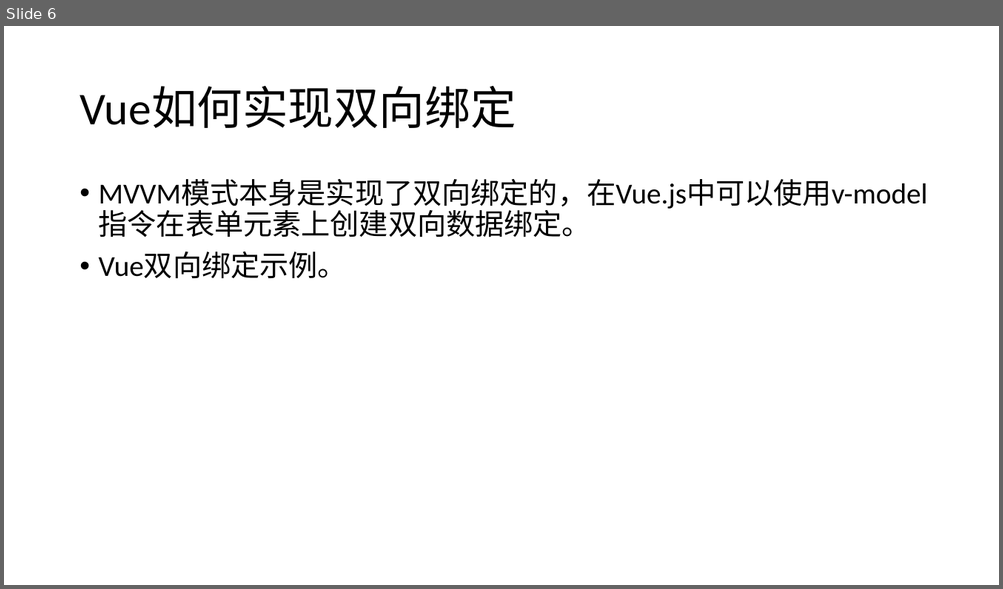
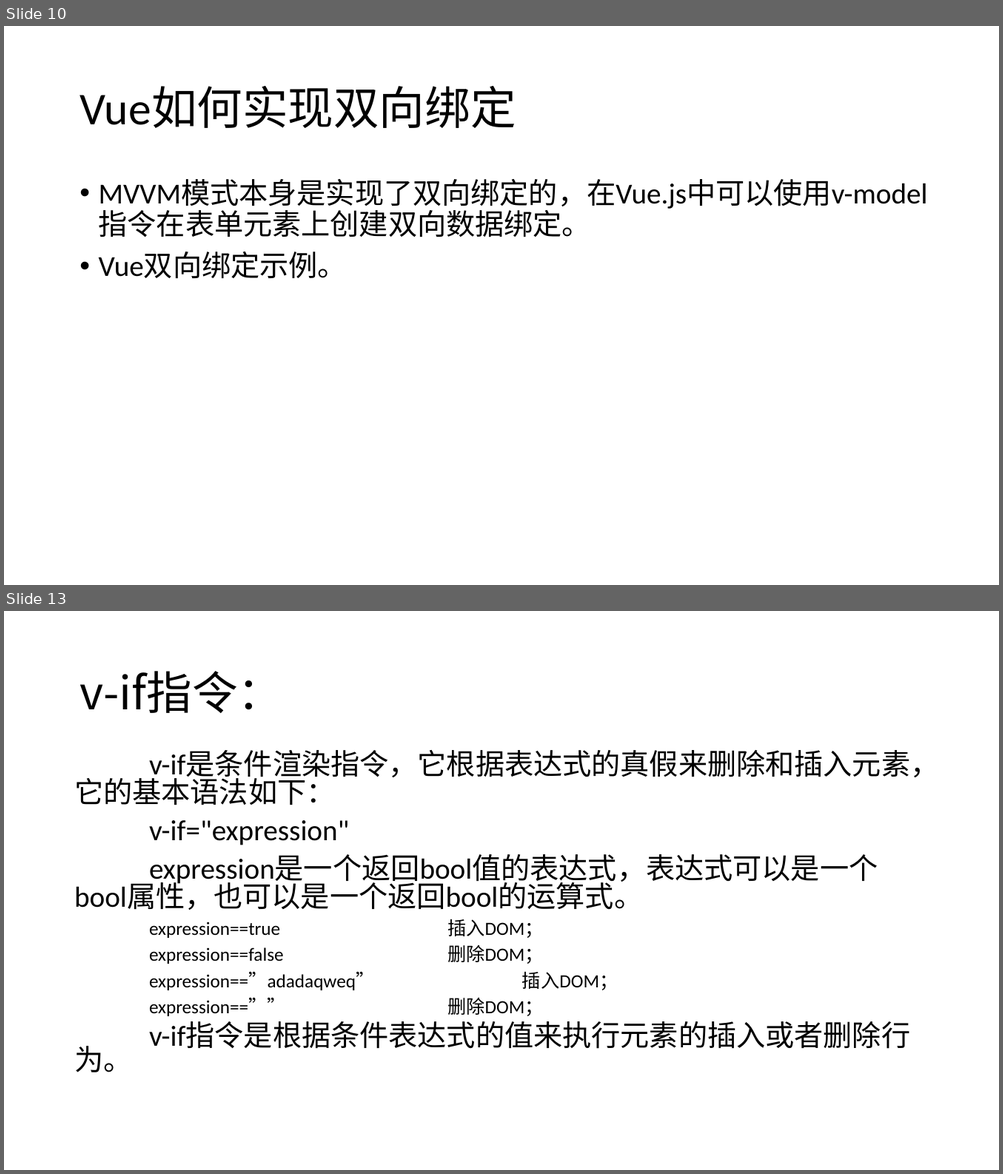
Before and after one commit to YSMJ1994/study, a slide deck: study_Vue/学习Vue.pptx. Shown one above the other, each under a label of ours: slide 6 before the commit, slides 10 and 13 after it; the slides between them are not shown. The pictures are 1003x589 and 1003x1174 pixels, drawn with LibreOffice and Linux fonts; fonts in the diff are those of the drawing. Boxes give left, top, right and bottom in pixels: in the first picture for what was removed or moved away, otherwise in the second. Text is boxed around its words. In the diff, an @@ line names an element or a change of style, - is before the commit and + after.

```diff
--- a/study_Vue/学习Vue.pptx
+++ b/study_Vue/学习Vue.pptx
@@ slide 13 added at [4, 611, 999, 1170], background #FFFFFF @@
@@ title added at [79, 671, 283, 713], 44 pt, text #000000 @@
+v-if指令：
@@ text added at [74, 750, 939, 1049], 28 pt, text #000000 @@
+v-if是条件渲染指令，它根据表达式的真假来删除和插入元素，它的基本语法如下：
+v-if="expression"
+expression是一个返回bool值的表达式，表达式可以是一个bool属性，也可以是一个返回bool的运算式。
+expression==true 插入DOM；
+expression==false 删除DOM；
+expression==”adadaqweq” 插入DOM；
+expression==”” 删除DOM；
+v-if指令是根据条件表达式的值来执行元素的插入或者删除行为。
@@ what was slide 6 is now slide 10 @@
```
Also in this commit, not shown: 2 slides changed, 13 other slides added, 9 other files.
